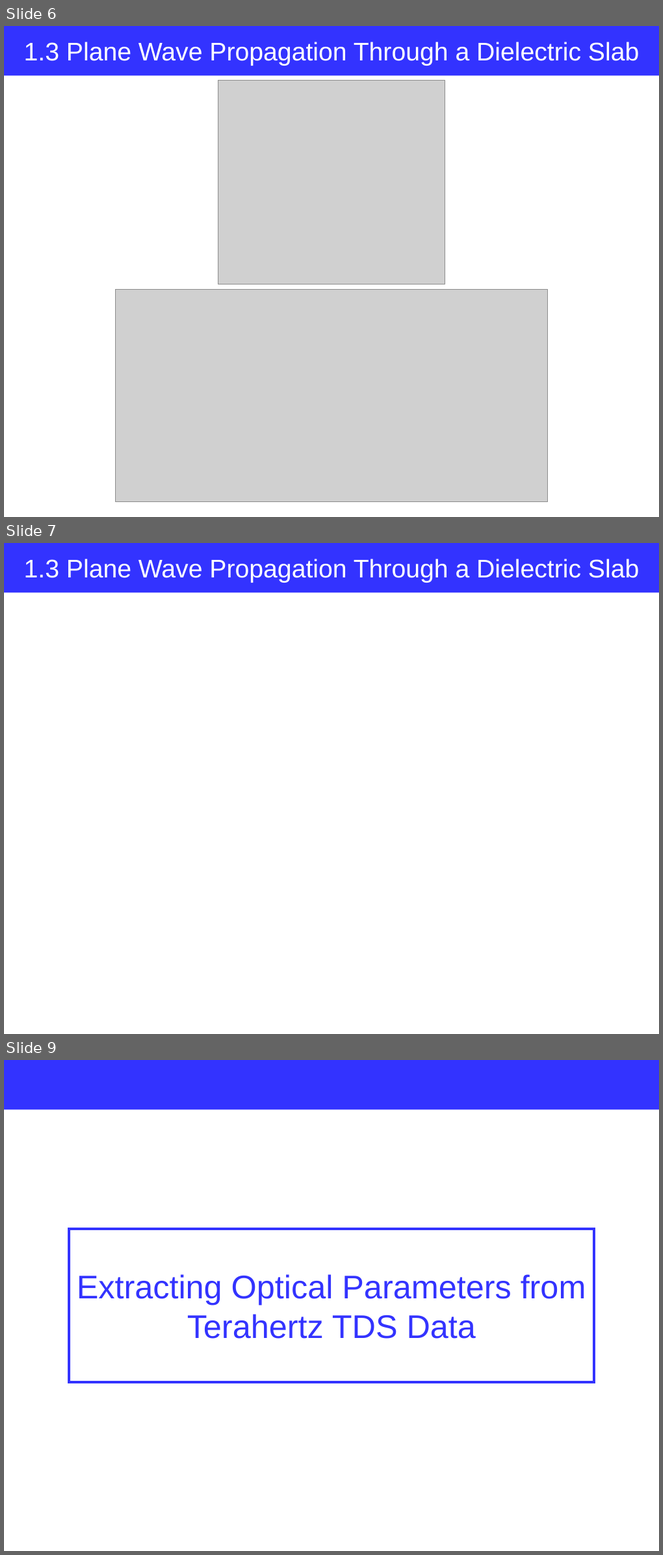
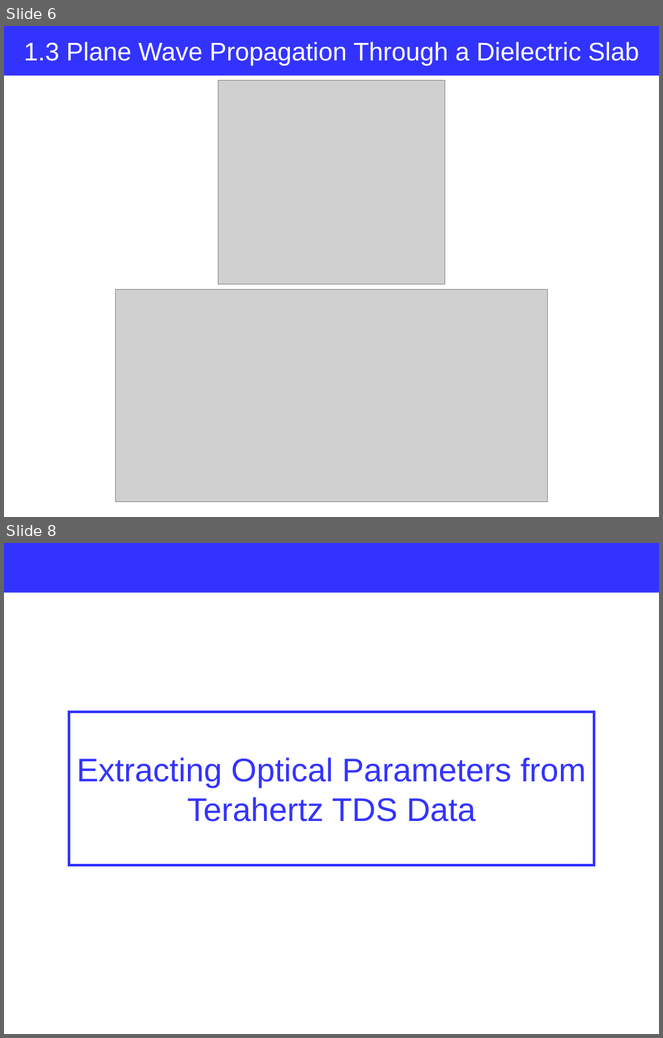
Before and after one commit to jglee96/NBTP_Lab, a slide deck: Terahertz Metrology/Ch2/Terahertz Metrology_Ch2.pptx. Shown one above the other, each under a label of ours: slides 6, 7 and 9 before the commit, slides 6 and 8 after it; the slides between them are not shown. The pictures are 663x1555 and 663x1038 pixels, drawn with LibreOffice and Linux fonts; fonts in the diff are those of the drawing; grey boxes stand for pictures. Boxes give left, top, right and bottom in pixels: in the first picture for what was removed or moved away, otherwise in the second. Text is boxed around its words. In the diff, an @@ line names an element or a change of style, - is before the commit and + after.

```diff
--- a/Terahertz Metrology/Ch2/Terahertz Metrology_Ch2.pptx
+++ b/Terahertz Metrology/Ch2/Terahertz Metrology_Ch2.pptx
@@ slide 7 removed at box(4, 543, 659, 1034), background #FFFFFF @@
@@ rectangle removed at box(4, 543, 659, 593) @@
-1.3 Plane Wave Propagation Through a Dielectric Slab
@@ what was slide 9 is now slide 8 @@
```
Also in this commit, not shown: 2 slides changed, 3 slides added, 1 other slide removed, 5 other files.
